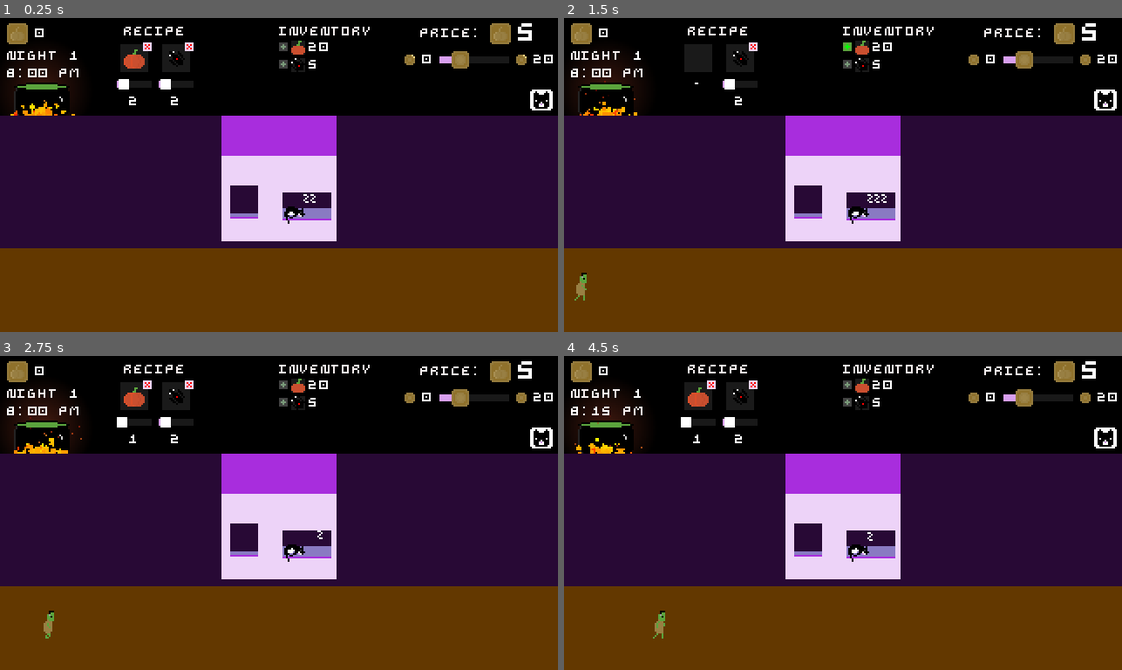
Above: before the commit, frames 1-4 (two rows, left to right).
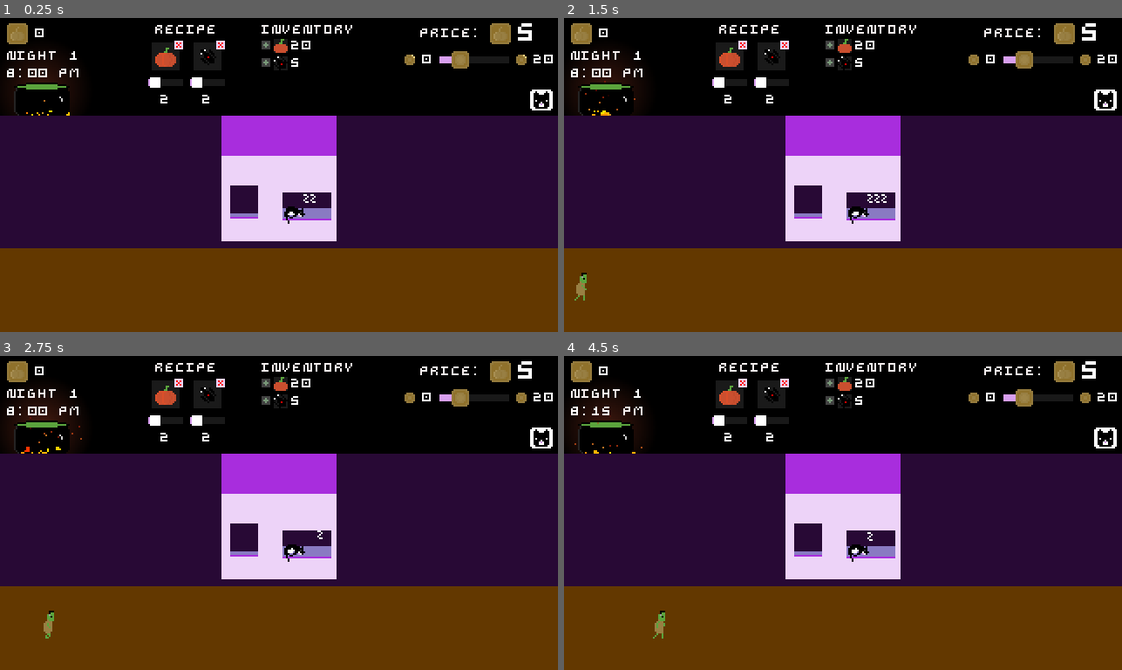
Above: after the commit, the same moments.

Repository: ehj37/Godot-Wild-Jam-92
Game: Godot game, scene res://main.tscn
The game is run twice, just before and just after one commit, with the same random seed, the same clock (stepped at 60 frames per second) and the same inputs. Sound files missing from this copy of the repository are replaced by a short silence.
Inputs (mouse positions are in pixels of both pictures, inside the frame that each line leads up to):
- Up to frame 1 (0.25 s): no input
- Up to frame 2 (1.5 s): click (1105, 99) at 0.5 s; click (709, 46) at 1.27 s
- Up to frame 3 (2.75 s): click (284, 384) at 2.02 s
- Up to frame 4 (4.5 s): click (1105, 437) at 2.75 s; click (709, 384) at 3.52 s; click (848, 384) at 4.27 s

The runs differ from the first frame. In frame 1, 3.2% of the frame differs, in the area x 1-67%, y 2-32%; in frame 2, 3.0%; in frame 3, 3.2%, in the area x 2-67%, y 2-32%; in frame 4, 3.2%.

Commit message:
Cauldron fire reacts to number of orders

Diff:
--- a/main.tscn
+++ b/main.tscn
@@ -56,13 +56,13 @@
 offset_bottom = 47.0
 
 [node name="RecipeWidget" parent="TopBar/ColorRect" unique_id=2139735939 instance=ExtResource("7_dg77c")]
-position = Vector2(67, 5)
+position = Vector2(85, 4)
 
 [node name="PriceWidget" parent="TopBar/ColorRect" unique_id=264271832 instance=ExtResource("6_efxa6")]
 position = Vector2(232, 3)
 
 [node name="InventoryWidget" parent="TopBar/ColorRect" unique_id=746615663 instance=ExtResource("8_ycdy4")]
-position = Vector2(160, 5)
+position = Vector2(150, 4)
 
 [node name="ActivityLog" type="CanvasLayer" parent="." unique_id=789801740]
 
--- /dev/null
+++ b/scenes/cauldron/cauldron.gd
@@ -0,0 +1 @@
+extends Node2D
--- a/scenes/cauldron/cauldron.tscn
+++ b/scenes/cauldron/cauldron.tscn
@@ -1,6 +1,7 @@
 [gd_scene format=4 uid="uid://bie5bavboqaus"]
 
 [ext_resource type="PackedScene" uid="uid://cjkitklspgjby" path="res://scenes/cauldron/fire_light/fire_light.tscn" id="1_8w4fm"]
+[ext_resource type="Script" uid="uid://d1chuhmhjatxp" path="res://scenes/cauldron/cauldron.gd" id="1_to7hx"]
 [ext_resource type="PackedScene" uid="uid://c2ruwk4txydvt" path="res://scenes/cauldron/fire_particles.tscn" id="1_u2lxt"]
 [ext_resource type="PackedScene" uid="uid://ln455l4q8ixe" path="res://scenes/cauldron/ember_particles.tscn" id="2_tvp6t"]
 
@@ -9,12 +10,13 @@
 size_override = Vector2(64, 64)
 
 [node name="Cauldron" type="Node2D" unique_id=487662480]
+script = ExtResource("1_to7hx")
 
 [node name="FireLight" parent="." unique_id=49652170 instance=ExtResource("1_8w4fm")]
 position = Vector2(0, -12)
 
 [node name="FireParticlesBack" parent="." unique_id=144084119 instance=ExtResource("1_u2lxt")]
-position = Vector2(0, 6)
+position = Vector2(0, 8)
 
 [node name="EmberParticlesBack" parent="." unique_id=842681694 instance=ExtResource("2_tvp6t")]
 
@@ -48,4 +50,4 @@
 position = Vector2(0, 3)
 
 [node name="FireParticlesFront" parent="." unique_id=925899156 instance=ExtResource("1_u2lxt")]
-position = Vector2(0, 6)
+position = Vector2(0, 8)
--- /dev/null
+++ b/scenes/cauldron/fire_particles.gd
@@ -0,0 +1,33 @@
+extends Node2D
+
+const MIN_RATIO_BACK: float = 0.15
+const MIN_RATIO_FRONT: float = 0.15
+const RATIO_GROW_AMOUNT: float = 0.1
+const RATIO_DECAY_AMOUNT: float = 0.15
+
+@onready var _back_particles: GPUParticles2D = $BackParticles
+@onready var _front_particles: GPUParticles2D = $FrontParticles
+@onready var _decay_timer: Timer = $DecayTimer
+
+
+func _ready() -> void:
+	_back_particles.amount_ratio = MIN_RATIO_BACK
+	_front_particles.amount_ratio = MIN_RATIO_FRONT
+
+	InventoryManager.order_fulfilled.connect(_on_order_fulfilled)
+
+
+func _on_order_fulfilled() -> void:
+	_decay_timer.start()
+
+	_back_particles.amount_ratio = min(_back_particles.amount_ratio + RATIO_GROW_AMOUNT, 1.0)
+	_front_particles.amount_ratio = min(_front_particles.amount_ratio + RATIO_GROW_AMOUNT, 1.0)
+
+
+func _on_decay_timer_timeout() -> void:
+	_back_particles.amount_ratio = max(
+		_back_particles.amount_ratio - RATIO_DECAY_AMOUNT, MIN_RATIO_BACK
+	)
+	_front_particles.amount_ratio = max(
+		_front_particles.amount_ratio - RATIO_DECAY_AMOUNT, MIN_RATIO_FRONT
+	)
--- a/scenes/cauldron/fire_particles.tscn
+++ b/scenes/cauldron/fire_particles.tscn
@@ -1,4 +1,6 @@
 [gd_scene format=3 uid="uid://c2ruwk4txydvt"]
+
+[ext_resource type="Script" uid="uid://beieoj4jjrjm7" path="res://scenes/cauldron/fire_particles.gd" id="1_iil4y"]
 
 [sub_resource type="Gradient" id="Gradient_puunx"]
 offsets = PackedFloat32Array(0, 0.98913044)
@@ -47,14 +49,21 @@
 color_ramp = SubResource("GradientTexture1D_pewqb")
 
 [node name="FireParticles" type="Node2D" unique_id=144084119]
+script = ExtResource("1_iil4y")
 
 [node name="BackParticles" type="GPUParticles2D" parent="." unique_id=1682438097]
-amount = 32
+amount = 48
 lifetime = 0.25
 process_material = SubResource("ParticleProcessMaterial_pewqb")
 
 [node name="FrontParticles" type="GPUParticles2D" parent="." unique_id=600809780]
-amount = 64
+amount = 96
 lifetime = 0.2
+preprocess = 1.0
 randomness = 0.5
 process_material = SubResource("ParticleProcessMaterial_skrtw")
+
+[node name="DecayTimer" type="Timer" parent="." unique_id=1060580992]
+autostart = true
+
+[connection signal="timeout" from="DecayTimer" to="." method="_on_decay_timer_timeout"]
--- a/scripts/inventory_manager.gd
+++ b/scripts/inventory_manager.gd
@@ -1,5 +1,6 @@
 extends Node
 
+signal order_fulfilled
 signal coins_changed(new_amount: int, delta: int)
 signal ingredient_changed(ingredient: RecipeManager.Ingredient, new_amount: int, delta: int)
 
@@ -58,6 +59,8 @@
 		var amount: int = RecipeManager.get_required_amount_for(ingredient)
 		change_ingredient_count(ingredient, -amount)
 
+	order_fulfilled.emit()
+
 
 func get_coins() -> int:
 	return _coins
Not shown, added: scenes/cauldron/cauldron.gd.uid
Not shown, added: scenes/cauldron/fire_particles.gd.uid
